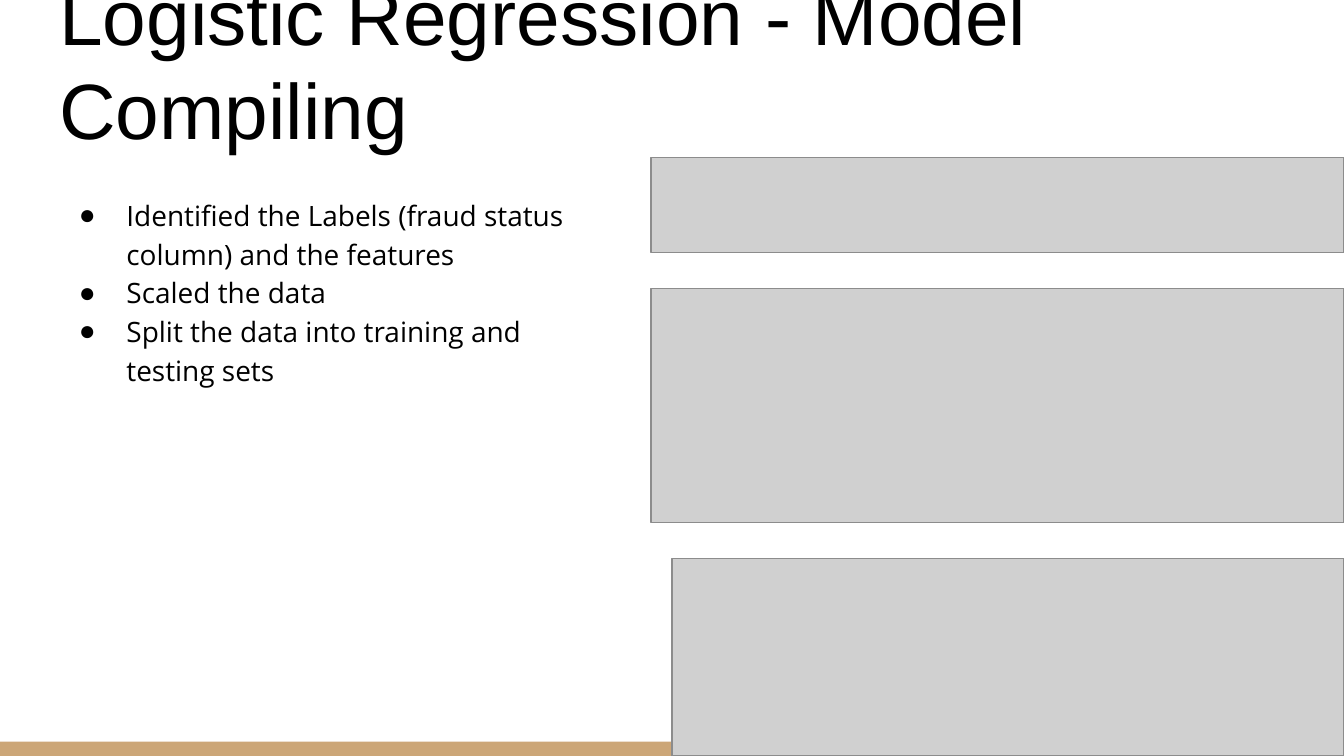
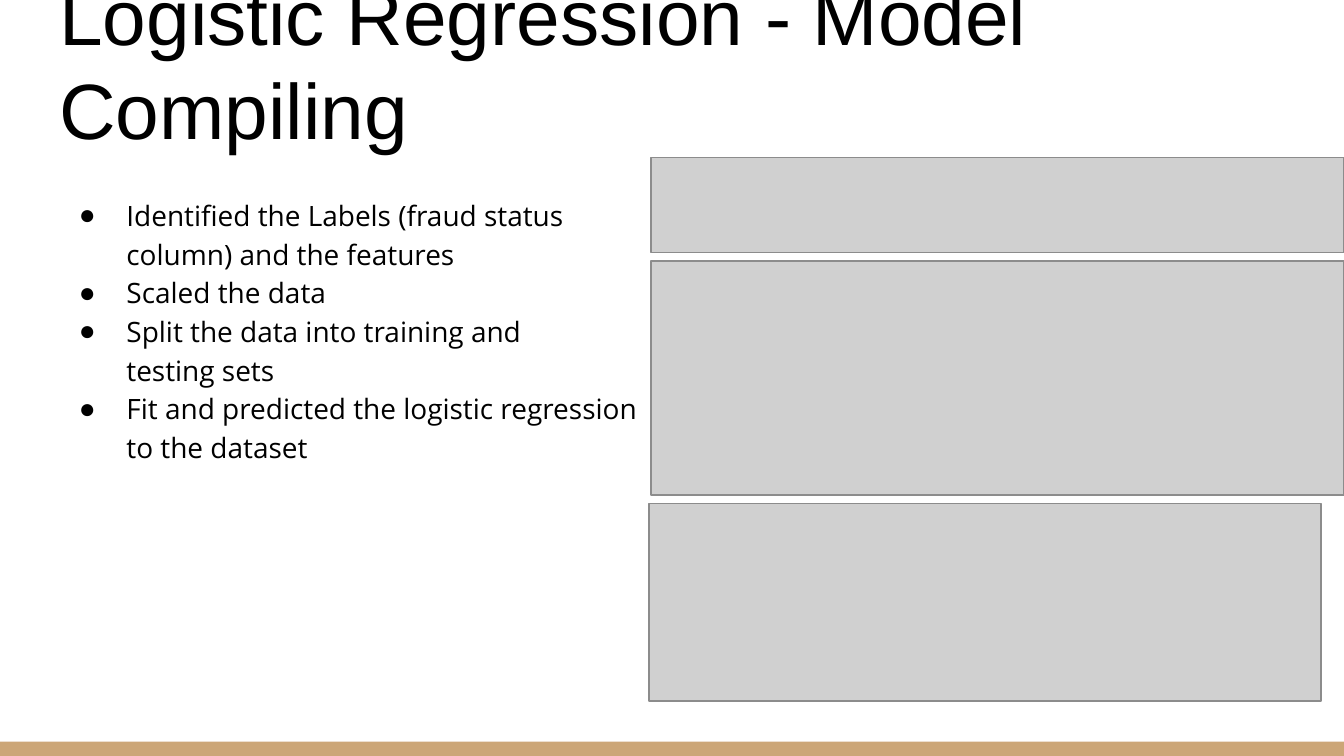
Before and after one commit to nicholaishaw/fraud-detection-project, a slide deck: slide 14 of powerpoint-presentation/Fraud Detection Project.pptx (slide 13 before the commit). Drawn at 1344x756 pixels with LibreOffice and Linux fonts; fonts in the diff are those of the drawing; grey boxes stand for pictures. Boxes give left, top, right and bottom in pixels: in the first picture for what was removed or moved away, otherwise in the second. Text is boxed around its words. In the diff, an @@ line names an element or a change of style, - is before the commit and + after.

```diff
--- a/powerpoint-presentation/Fraud Detection Project.pptx
+++ b/powerpoint-presentation/Fraud Detection Project.pptx
@@ picture: place and size @@
-picture at <box>650,289,1344,523</box>
+picture at <box>650,261,1344,495</box>
@@ text at <box>126,397,636,459</box>: paragraph added @@
+● Fit and predicted the logistic regression
+  to the dataset
@@ picture: place and size @@
-picture at <box>672,558,1344,755</box>
+picture at <box>649,504,1321,702</box>
```
Also in this commit, not shown: 7 other slides changed, 4 slides added, 1 slide removed.
